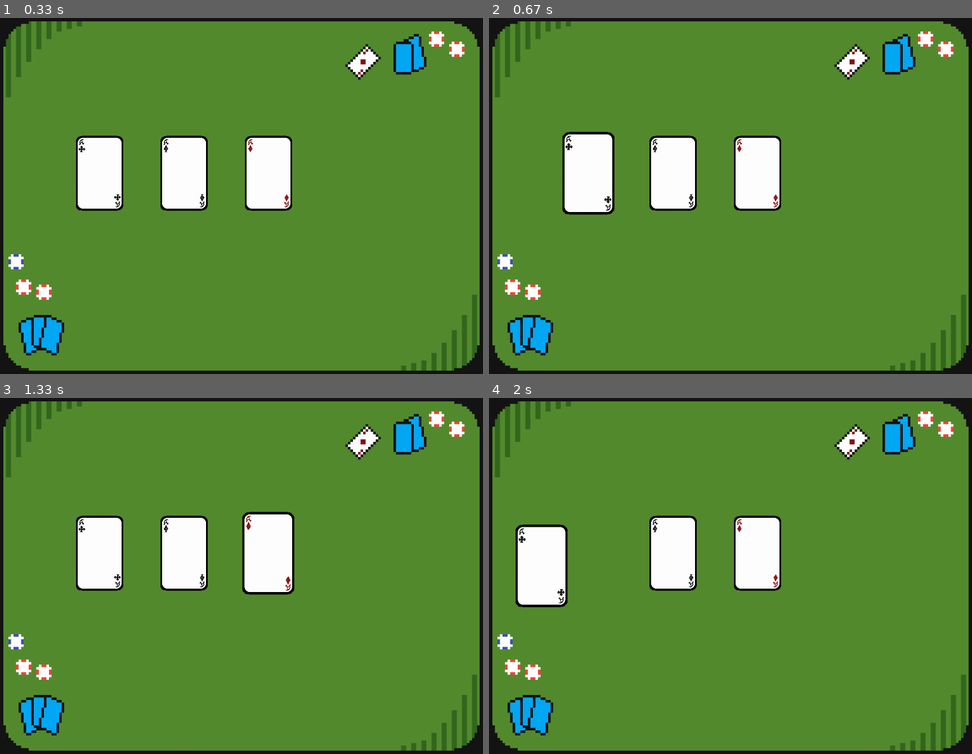
Above: before the commit, frames 1-4 (two rows, left to right).
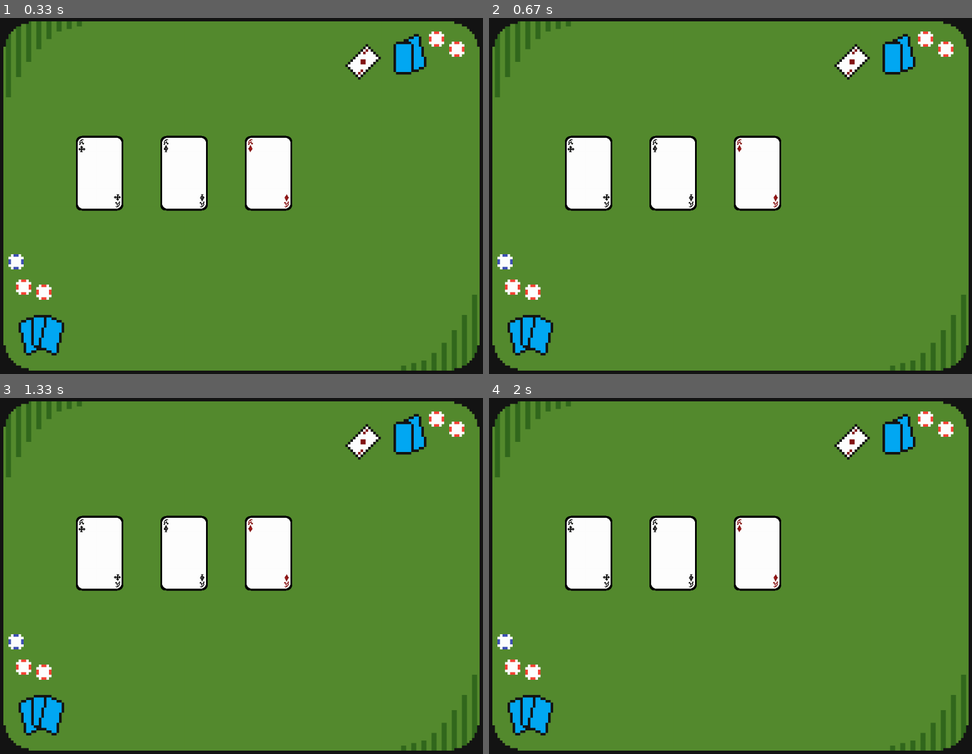
Above: after the commit, the same moments.

Repository: etooley77/pygame-card-game-engine
Game: pygame game, started from main.py
Same seed, same stepped clock (60 frames per second), same inputs: the game is played once before the commit and once after it.
Inputs (mouse positions are in pixels of both pictures, inside the frame that each line leads up to):
- Up to frame 1 (0.33 s): no input
- Up to frame 2 (0.67 s): press the mouse at (759, 174) at 0.37 s; move the mouse to (662, 156) at 0.47 s; release the mouse at (571, 139) at 0.6 s
- Up to frame 3 (1.33 s): press the mouse at (270, 554) at 0.7 s; move the mouse to (169, 519) at 0.8 s; release the mouse at (72, 487) at 0.93 s; click (294, 576) at 1.05 s
- Up to frame 4 (2 s): press the mouse at (672, 554) at 1.37 s; move the mouse to (648, 625) at 1.47 s; release the mouse at (619, 700) at 1.6 s; press the mouse at (590, 554) at 1.7 s; move the mouse to (566, 558) at 1.8 s; release the mouse at (542, 565) at 1.93 s

Frame 1 is identical in both runs. In frame 2, 0.8% of the frame differs, in the area x 15-26%, y 31-56%; in frame 3, 0.8%; in frame 4, 4.4%, in the area x 5-26%, y 33-59%.

Commit message:
create a smaller rect for card interaction

Diff:
--- a/engine/cards/card.py
+++ b/engine/cards/card.py
@@ -1,3 +1,6 @@
+from pygame.rect import Rect
+from pygame import draw
+
 from engine.cards.behaviors import draggable, hoverable
 
 class Card:
@@ -22,14 +25,15 @@
 		self.hoverable.scale_factor = 1.1 # override default scale factor
 
 		self.pos = pos
-		self.pos = pos
-		self.rect = self.image.get_rect(topleft=pos)
+		self.rect = self.image.get_rect(center=pos)
+		self.draggable_rect = Rect(0, 0, self.rect.width // 1.25, self.rect.height // 1.5)
 
 	def update(self, input_context):
 		hovered = self.rect.collidepoint(input_context.mouse_pos)
+		can_be_dragged = self.draggable_rect.collidepoint(input_context.mouse_pos)
 
 		# Set currently active and hovered cards
-		if hovered:
+		if can_be_dragged:
 			Card.hovered = self
 			if input_context.mouse_pressed:
 				Card.active = self
@@ -52,6 +56,7 @@
 
 		# Update position
 		self.rect.topleft = self.pos
+		self.draggable_rect.center = self.rect.center
 
 	def render(self, surface):
 		if self.hoverable.hovering and self == Card.hovered:
